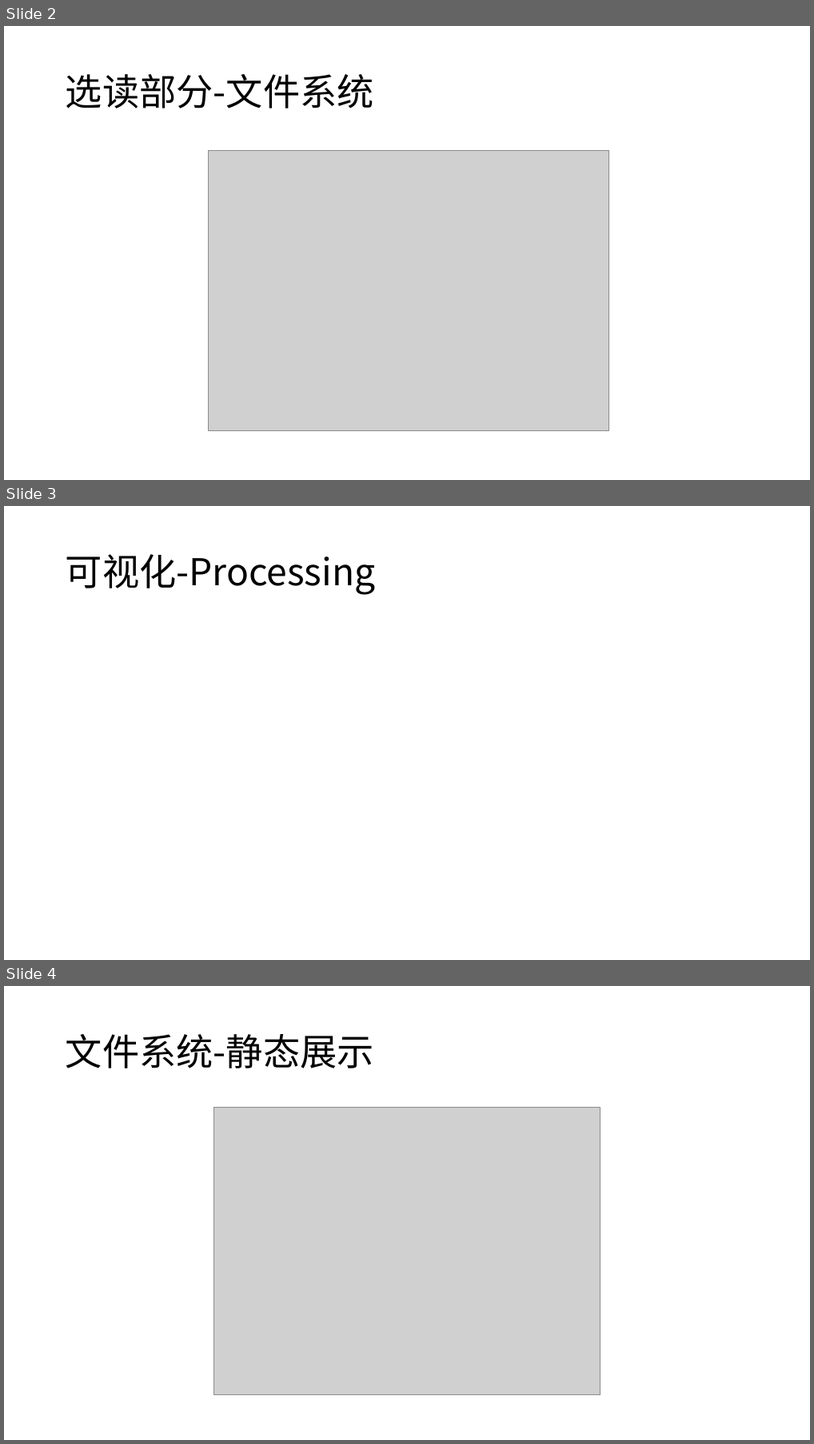
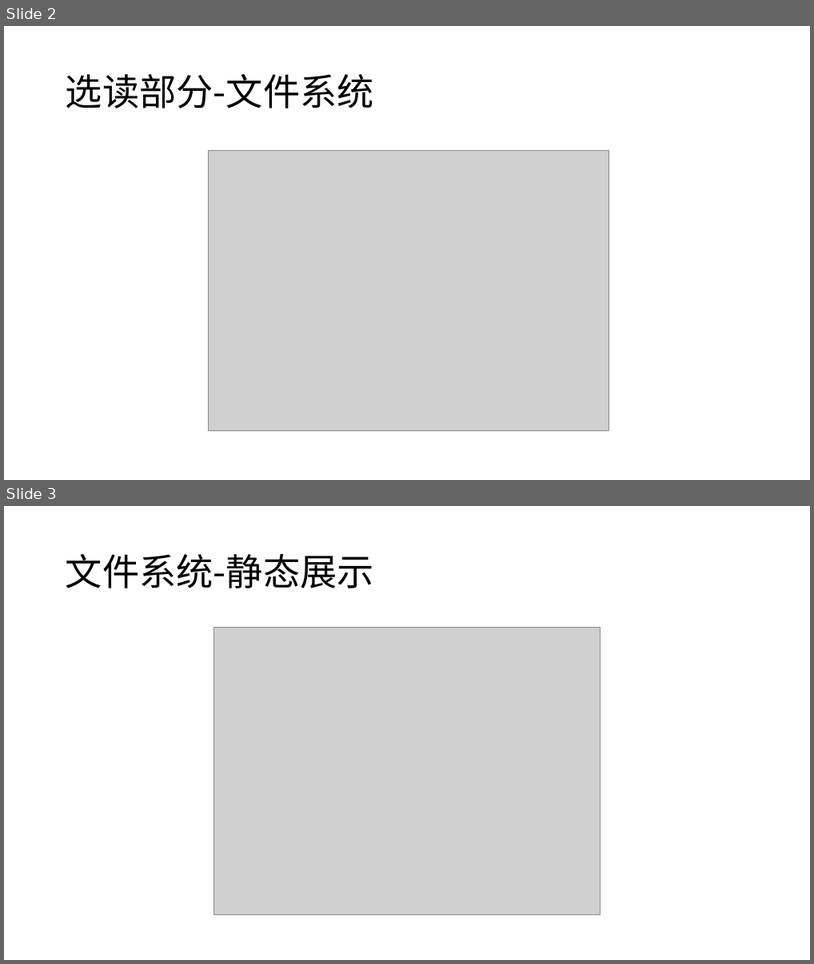
Before and after one commit to MrDuGitHub/OS, a slide deck: presentation/Linux0.11(四).pptx. Shown one above the other, each under a label of ours: slides 2, 3 and 4 before the commit, slides 2 and 3 after it. The pictures are 814x1444 and 814x964 pixels, drawn with LibreOffice and Linux fonts; fonts in the diff are those of the drawing; grey boxes stand for pictures. Boxes give left, top, right and bottom in pixels: in the first picture for what was removed or moved away, otherwise in the second. Text is boxed around its words. In the diff, an @@ line names an element or a change of style, - is before the commit and + after.

```diff
--- a/presentation/Linux0.11(四).pptx
+++ b/presentation/Linux0.11(四).pptx
@@ slide 3 removed at (x1=4, y1=506, x2=810, y2=960), background #FFFFFF @@
@@ title removed at (x1=66, y1=554, x2=376, y2=595) @@
-可视化-Processing
@@ what was slide 4 is now slide 3 @@
```
Also in this commit, not shown: 2 slides changed, 2 other slides removed, 2 other files.
